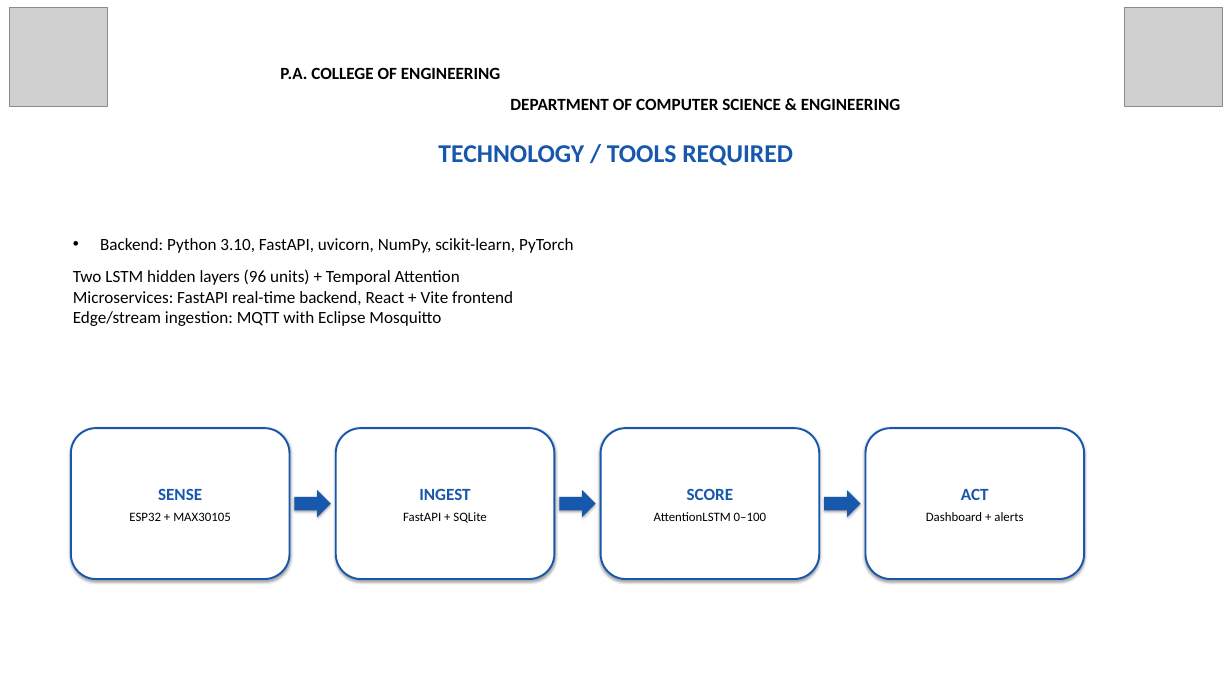
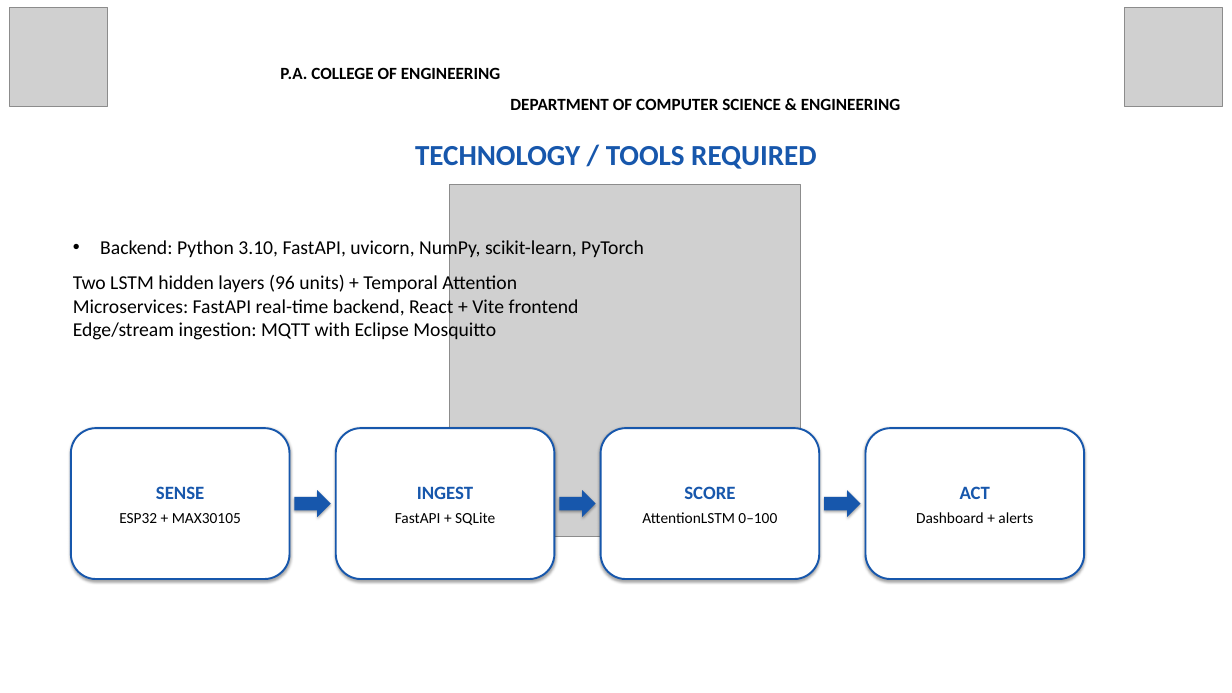
Before and after one commit to Dinaltium/SynCura, a slide deck: slide 11 of ppt/SynCura_Deck_V3_FINAL.pptx. Drawn at 1232x693 pixels with LibreOffice and Linux fonts; fonts in the diff are those of the drawing; grey boxes stand for pictures. Boxes give left, top, right and bottom in pixels: in the first picture for what was removed or moved away, otherwise in the second. Text is boxed around its words. In the diff, an @@ line names an element or a change of style, - is before the commit and + after.

```diff
--- a/ppt/SynCura_Deck_V3_FINAL.pptx
+++ b/ppt/SynCura_Deck_V3_FINAL.pptx
@@ text "TECHNOLOGY / TOOLS REQUIRED" at bbox=[415, 146, 816, 169]: size 30 to 34 pt @@
@@ picture added at bbox=[450, 185, 801, 536] @@
@@ text "Backend: Python 3.10, FastAPI, uvicorn, ..." at bbox=[73, 237, 644, 342]: size 20 to 23 pt @@
@@ rounded rectangle "SENSE" at bbox=[71, 428, 290, 579]: size 20 to 22 pt in "SENSE"; size 15 to 18 pt in "ESP32 + MAX30105" @@
@@ rounded rectangle "INGEST" at bbox=[336, 428, 554, 579]: size 20 to 22 pt in "INGEST"; size 15 to 18 pt in "FastAPI + SQLite" @@
@@ rounded rectangle "SCORE" at bbox=[601, 428, 819, 579]: size 20 to 22 pt in "SCORE"; size 15 to 18 pt in "AttentionLSTM 0–100" @@
@@ rounded rectangle "ACT" at bbox=[865, 428, 1084, 579]: size 20 to 22 pt in "ACT"; size 15 to 18 pt in "Dashboard + alerts" @@
```
Also in this commit, not shown: 15 other slides changed.
